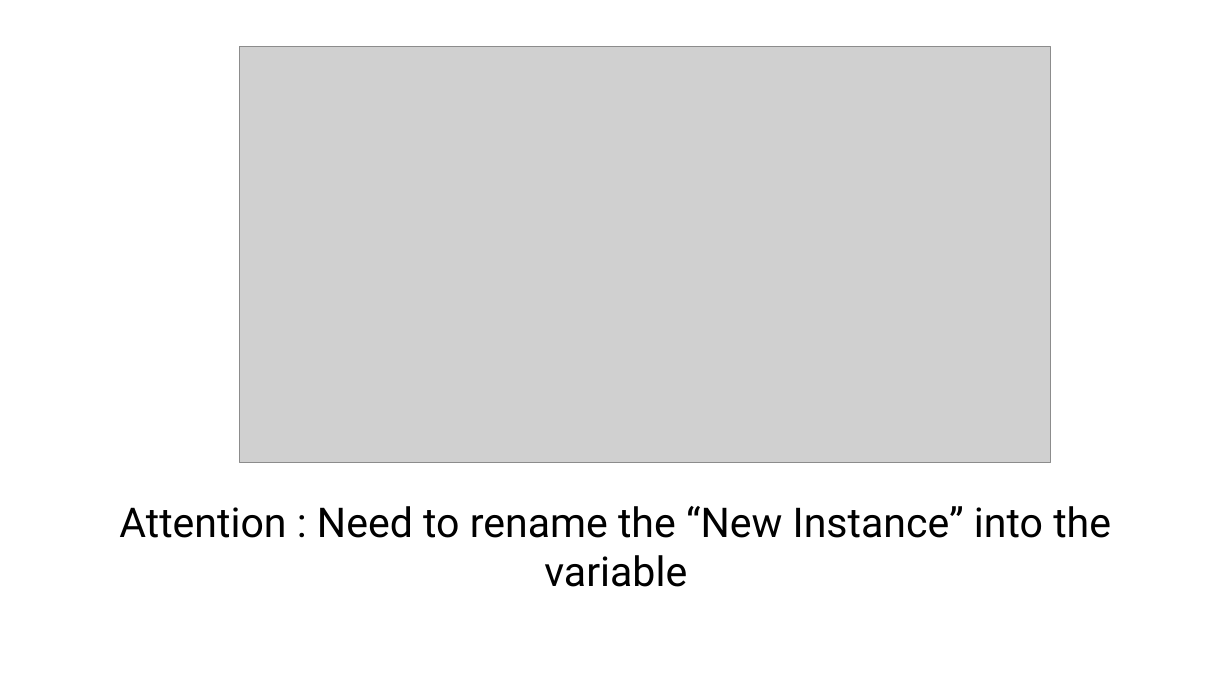
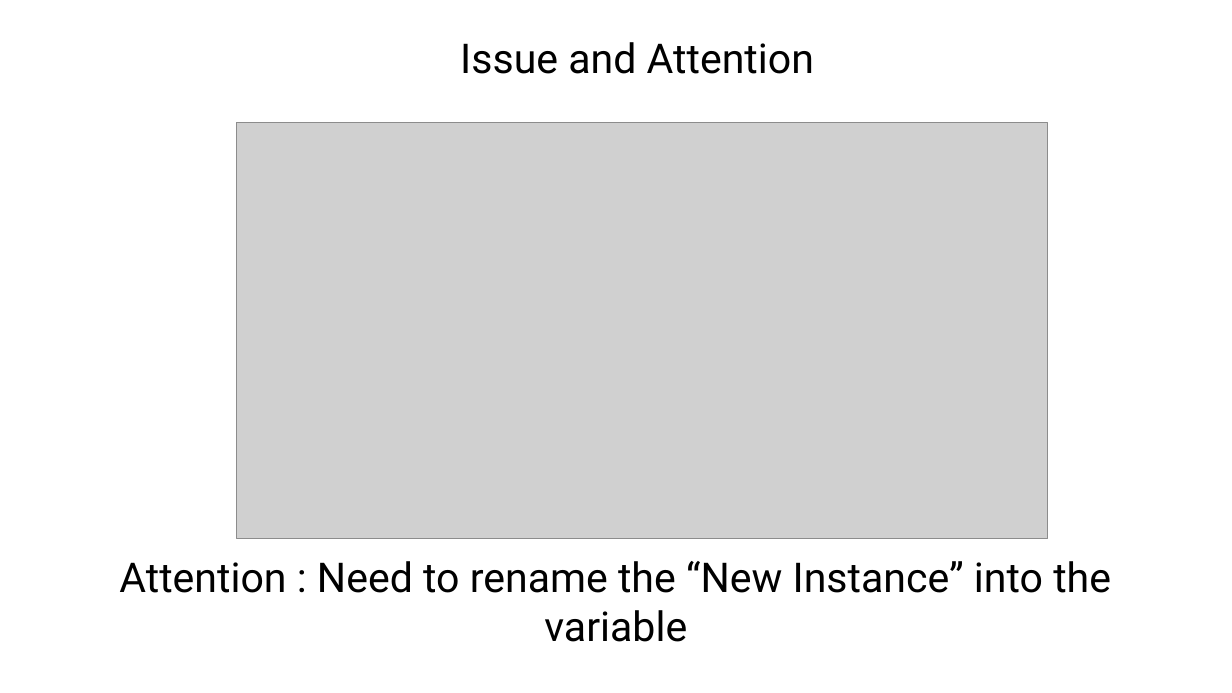
Before and after one commit to Syaziyah30/XenAnalyticTransl, a slide deck: slide 10 of Reference/briefing project.pptx (slide 9 before the commit). Drawn at 1232x693 pixels with LibreOffice and Linux fonts; fonts in the diff are those of the drawing; grey boxes stand for pictures. Boxes give left, top, right and bottom in pixels: in the first picture for what was removed or moved away, otherwise in the second. Text is boxed around its words. In the diff, an @@ line names an element or a change of style, - is before the commit and + after.

```diff
--- a/Reference/briefing project.pptx
+++ b/Reference/briefing project.pptx
@@ text added at (x1=460, y1=42, x2=814, y2=74), 32 pt, text #000000 @@
+Issue and Attention
@@ picture moved from (x1=239, y1=46, x2=1051, y2=463) to (x1=237, y1=123, x2=1048, y2=540) @@
@@ text "Attention : Need to rename ..." moved from (x1=119, y1=506, x2=1111, y2=538) to (x1=119, y1=561, x2=1111, y2=593) @@
```
Also in this commit, not shown: 1 other slide changed, 2 slides added, 3 other files.
